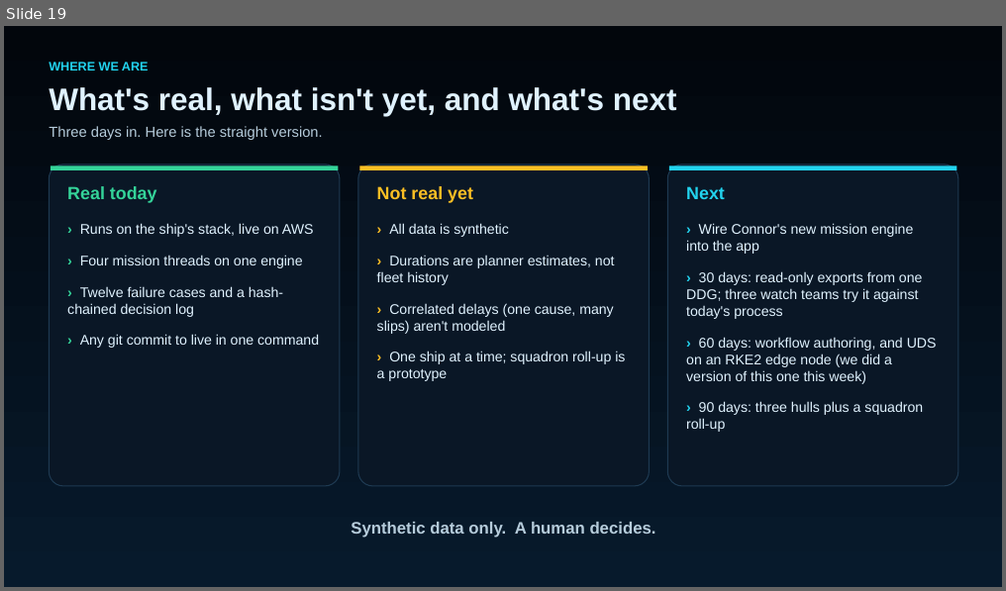
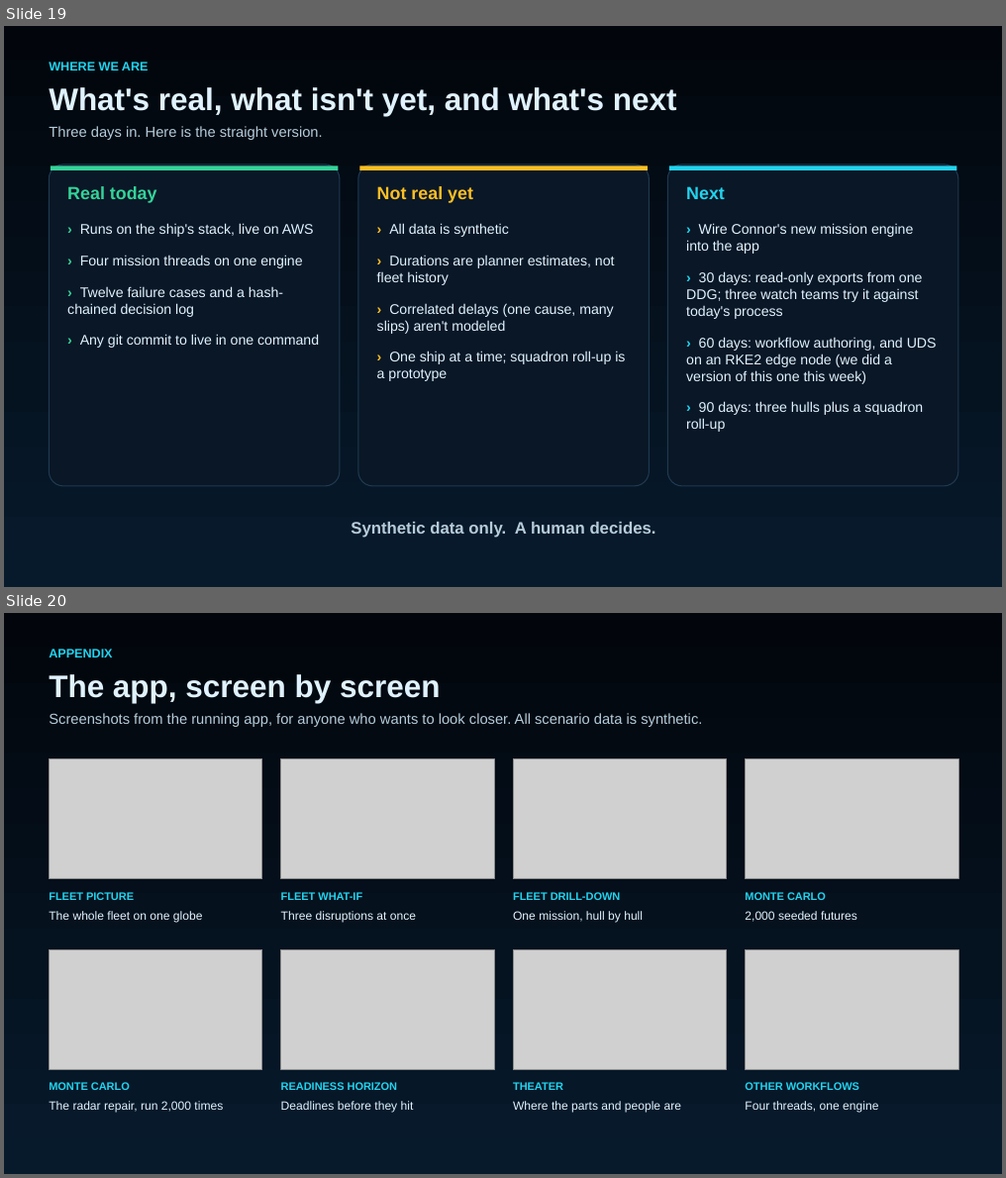
Before and after one commit to bschumacher-uncomn/HAWSIR, a slide deck: docs/slides/HAWSIR_this_week.pptx. Shown one above the other, each under a label of ours: slide 19 before the commit, slides 19 and 20 after it. The pictures are 1006x591 and 1006x1178 pixels, drawn with LibreOffice and Linux fonts; fonts in the diff are those of the drawing; grey boxes stand for pictures. Boxes give left, top, right and bottom in pixels: in the first picture for what was removed or moved away, otherwise in the second. Text is boxed around its words. In the diff, an @@ line names an element or a change of style, - is before the commit and + after.

Commit message:
Deck: appendix of app screenshots (fleet globe, what-if, Monte Carlo, horizon, theater, other threads)

```diff
--- a/docs/slides/HAWSIR_this_week.pptx
+++ b/docs/slides/HAWSIR_this_week.pptx
@@ slide 20 added at box(4, 613, 1002, 1174), background #FFFFFF @@
@@ rectangle added at box(4, 613, 1002, 1174), fill gradient #071A2C to #02060C @@
@@ text added at box(49, 649, 112, 658), 12 pt, text #22D3EE, bold @@
+APPENDIX
@@ text added at box(49, 674, 440, 703), 30 pt, text #E0F2FE, bold @@
+The app, screen by screen
@@ text added at box(49, 713, 702, 727), 14 pt, text #B6CCDB @@
+Screenshots from the running app, for anyone who wants to look closer. All scenario data is synthetic.
@@ picture added at box(49, 759, 262, 878) @@
@@ picture added at box(281, 759, 494, 878) @@
@@ picture added at box(513, 759, 727, 878) @@
@@ picture added at box(746, 759, 958, 878) @@
@@ text added at box(49, 892, 134, 900), 10.5 pt, text #22D3EE, bold @@
+FLEET PICTURE
@@ text added at box(281, 892, 362, 900), 10.5 pt, text #22D3EE, bold @@
+FLEET WHAT-IF
@@ text added at box(513, 892, 621, 900), 10.5 pt, text #22D3EE, bold @@
+FLEET DRILL-DOWN
@@ text added at box(745, 892, 826, 900), 10.5 pt, text #22D3EE, bold @@
+MONTE CARLO
@@ text added at box(49, 911, 203, 922), 11.5 pt, text #E0F2FE @@
+The whole fleet on one globe
@@ text added at box(281, 911, 416, 922), 11.5 pt, text #E0F2FE @@
+Three disruptions at once
@@ text added at box(513, 911, 643, 922), 11.5 pt, text #E0F2FE @@
+One mission, hull by hull
@@ text added at box(745, 911, 857, 922), 11.5 pt, text #E0F2FE @@
+2,000 seeded futures
@@ picture added at box(49, 950, 262, 1069) @@
@@ picture added at box(281, 950, 494, 1069) @@
@@ picture added at box(513, 950, 727, 1069) @@
@@ picture added at box(746, 950, 958, 1069) @@
@@ text added at box(49, 1082, 130, 1090), 10.5 pt, text #22D3EE, bold @@
+MONTE CARLO
@@ text added at box(281, 1082, 398, 1090), 10.5 pt, text #22D3EE, bold @@
+READINESS HORIZON
@@ text added at box(513, 1082, 563, 1090), 10.5 pt, text #22D3EE, bold @@
+THEATER
@@ text added at box(745, 1082, 859, 1090), 10.5 pt, text #22D3EE, bold @@
+OTHER WORKFLOWS
@@ text added at box(49, 1101, 223, 1113), 11.5 pt, text #E0F2FE @@
+The radar repair, run 2,000 times
@@ text added at box(281, 1101, 414, 1113), 11.5 pt, text #E0F2FE @@
+Deadlines before they hit
@@ text added at box(513, 1101, 681, 1113), 11.5 pt, text #E0F2FE @@
+Where the parts and people are
@@ text added at box(745, 1101, 878, 1113), 11.5 pt, text #E0F2FE @@
+Four threads, one engine
```
Also in this commit, not shown: 8 other slides added, 3 other files.
